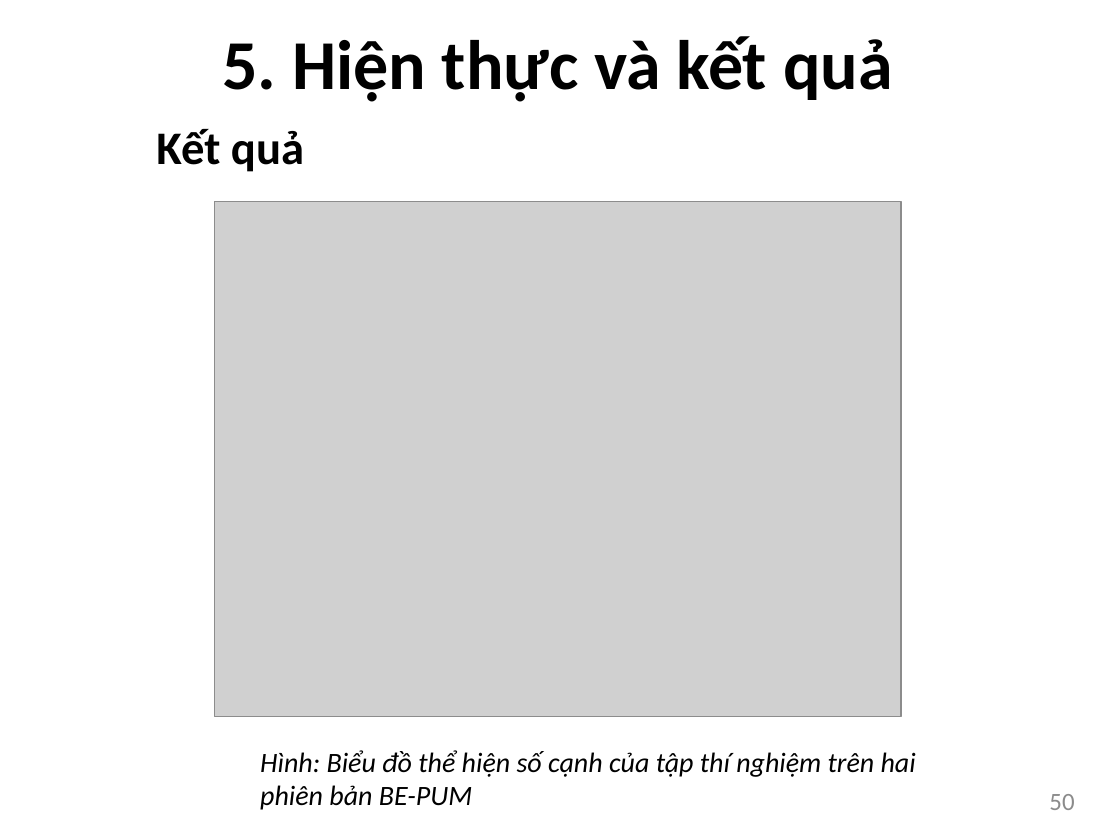
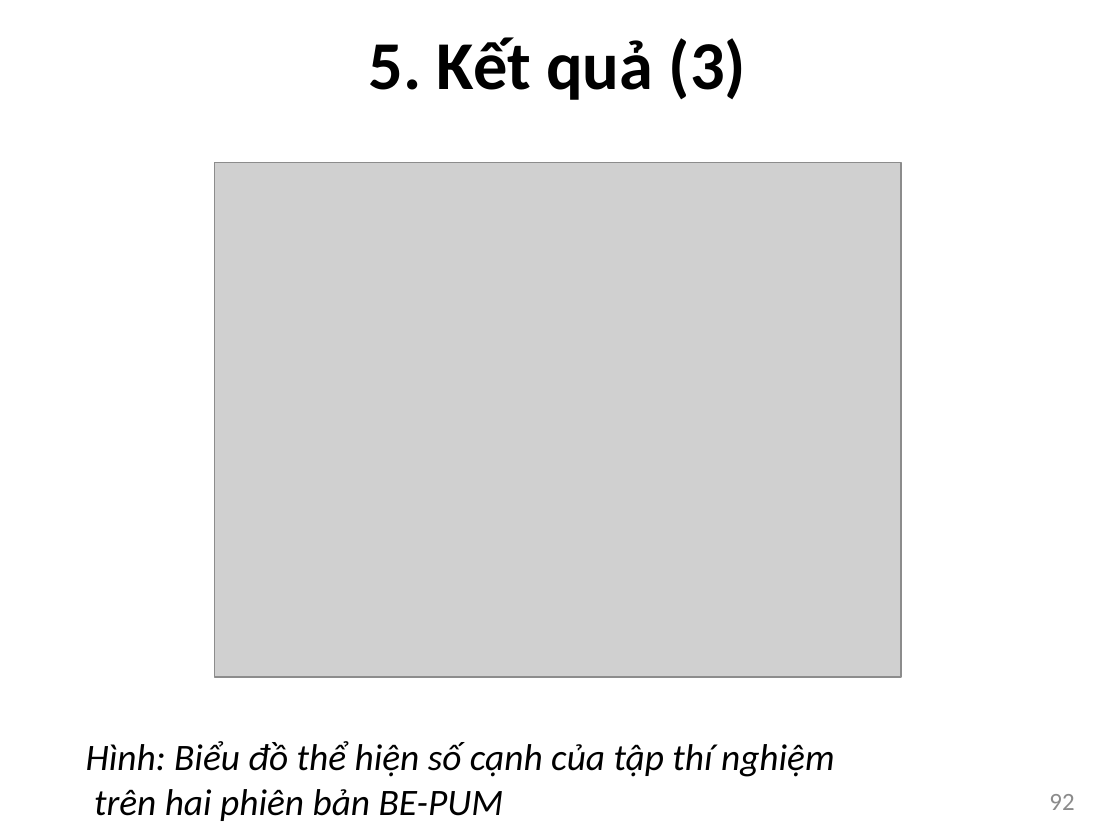
Before and after one commit to bntam/LVTN, a slide deck: slide 92 of Slide/Slide.pptx (slide 50 before the commit). Drawn at 1120x840 pixels with LibreOffice and Linux fonts; fonts in the diff are those of the drawing; grey boxes stand for pictures. Boxes give left, top, right and bottom in pixels: in the first picture for what was removed or moved away, otherwise in the second. Text is boxed around its words. In the diff, an @@ line names an element or a change of style, - is before the commit and + after.

Commit message:
Update slide

```diff
--- a/Slide/Slide.pptx
+++ b/Slide/Slide.pptx
@@ text at (368, 37, 746, 100): text changed; size 45 to 44 pt @@
-5. Hiện thực và kết quả
+5. Kết quả (3)
@@ text removed at (156, 129, 304, 172) @@
-Kết quả
@@ picture: place and size @@
-picture at (214, 202, 900, 716)
+picture at (214, 162, 900, 676)
@@ text at (86, 741, 834, 821): text changed; size 18 to 24 pt @@
-Hình: Biểu đồ thể hiện số cạnh của tập thí nghiệm trên hai phiên bản BE-PUM
+Hình: Biểu đồ thể hiện số cạnh của tập thí nghiệm
+trên hai phiên bản BE-PUM
@@ page number at (1049, 794, 1074, 810): text changed @@
-50
+92
```
Also in this commit, not shown: 50 other slides changed, 44 slides added, 2 slides removed.
